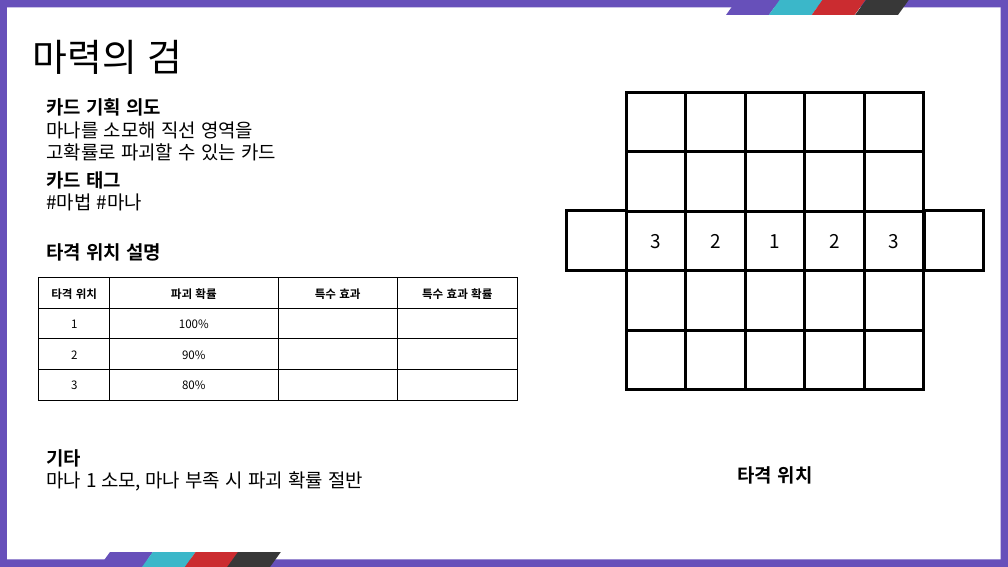
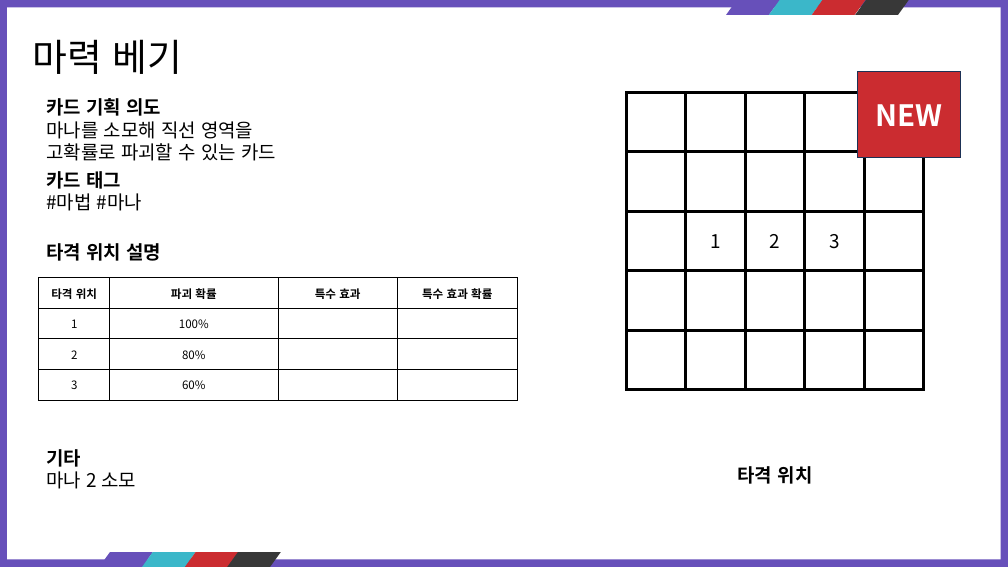
Before and after one commit to kauthor/FluffyDisdog, a slide deck: slide 17 of Plan/기획서/마법사.pptx (slide 14 before the commit). Drawn at 1008x567 pixels with LibreOffice and Linux fonts; fonts in the diff are those of the drawing. Boxes give left, top, right and bottom in pixels: in the first picture for what was removed or moved away, otherwise in the second. Text is boxed around its words. In the diff, an @@ line names an element or a change of style, - is before the commit and + after.

```diff
--- a/Plan/기획서/마법사.pptx
+++ b/Plan/기획서/마법사.pptx
@@ text at [33, 39, 183, 74]: text changed @@
-마력의 검
+마력 베기
@@ rectangle added at [858, 72, 960, 157], fill #CB2C30, outline #1E3256 1 pt, 28 pt, text #FFFFFF, bold @@
+NEW
@@ rectangle removed at [864, 92, 924, 152] @@
@@ rectangle removed at [567, 211, 627, 271] @@
@@ text in rectangle at [651, 234, 661, 249]: text removed @@
-3
@@ rectangle "2": place and size @@
-rectangle "2" at [686, 211, 746, 271]
+rectangle "2" at [746, 211, 805, 271]
@@ rectangle removed at [805, 211, 865, 271] @@
-2
@@ 3 rectangles: place and size @@
-3 rectangles at [746, 211, 984, 271]
+3 rectangles at [686, 211, 924, 271]
@@ table at [39, 278, 517, 400] @@
-row 3, column 2: 90%
+row 3, column 2: 80%
-row 4, column 2: 80%
+row 4, column 2: 60%
@@ text at [46, 471, 136, 489]: text changed @@
-마나 1 소모, 마나 부족 시 파괴 확률 절반
+마나 2 소모
```
Also in this commit, not shown: 16 other slides changed, 23 slides added.
